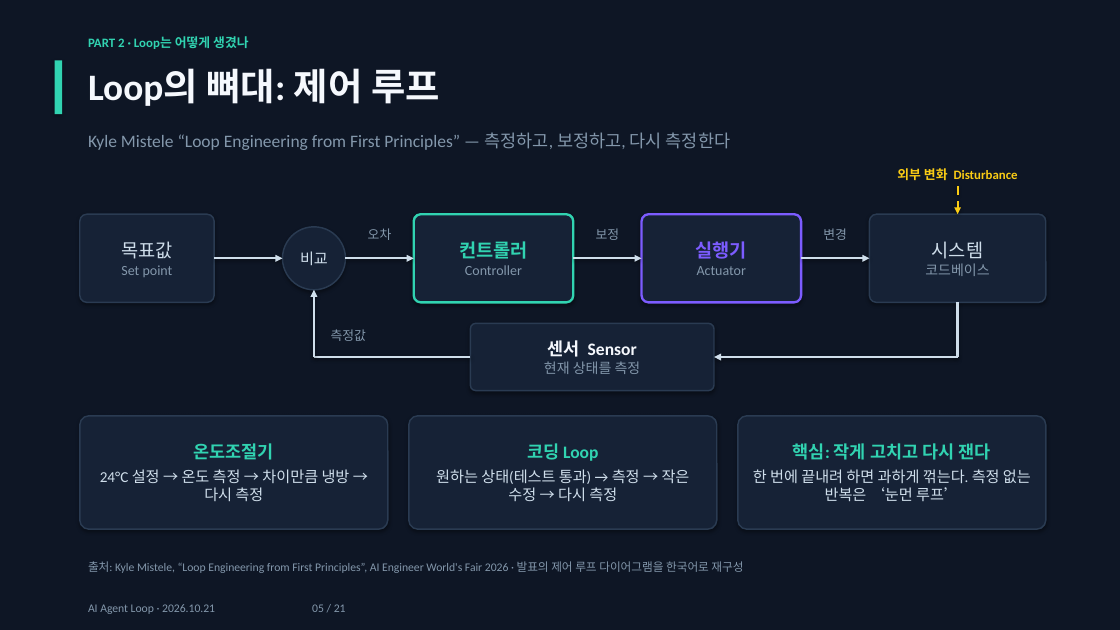
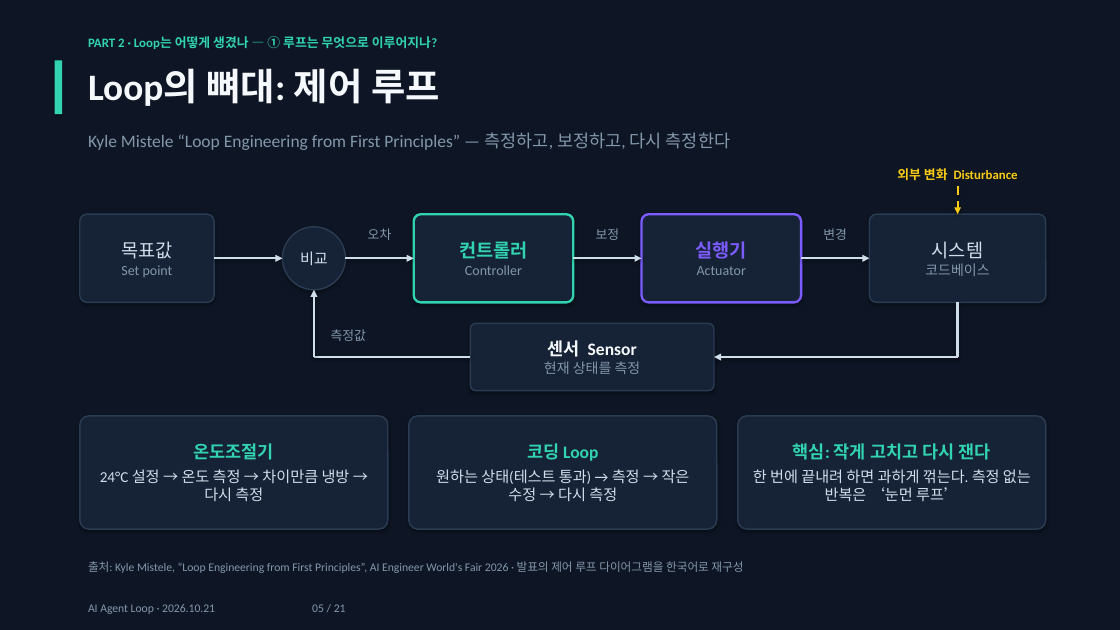
Before and after one commit to jaewon-i/kiro-agent-loop-demo, a slide deck: slide 5 of docs/AI_Agent_Loop.pptx. Drawn at 1120x630 pixels with LibreOffice and Linux fonts; fonts in the diff are those of the drawing. Boxes give left, top, right and bottom in pixels: in the first picture for what was removed or moved away, otherwise in the second. Text is boxed around its words. In the diff, an @@ line names an element or a change of style, - is before the commit and + after.

Commit message:
Slides 5-7: add guiding questions to PART 2 kicker

```diff
--- a/docs/AI_Agent_Loop.pptx
+++ b/docs/AI_Agent_Loop.pptx
@@ text at [88,36,437,49]: text changed @@
-PART 2 · Loop는 어떻게 생겼나
+PART 2 · Loop는 어떻게 생겼나 — ① 루프는 무엇으로 이루어지나?
```
Also in this commit, not shown: 2 other slides changed.
